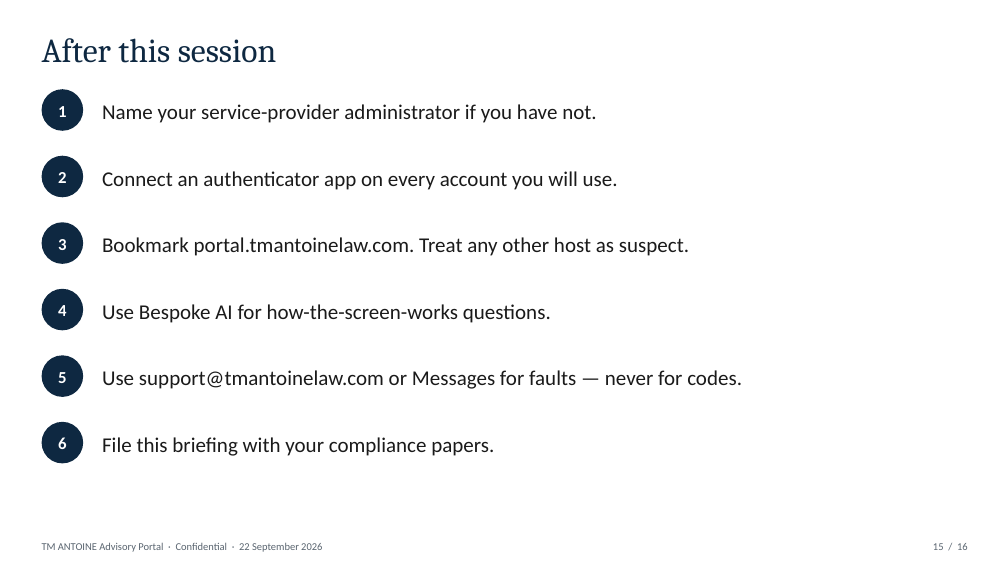
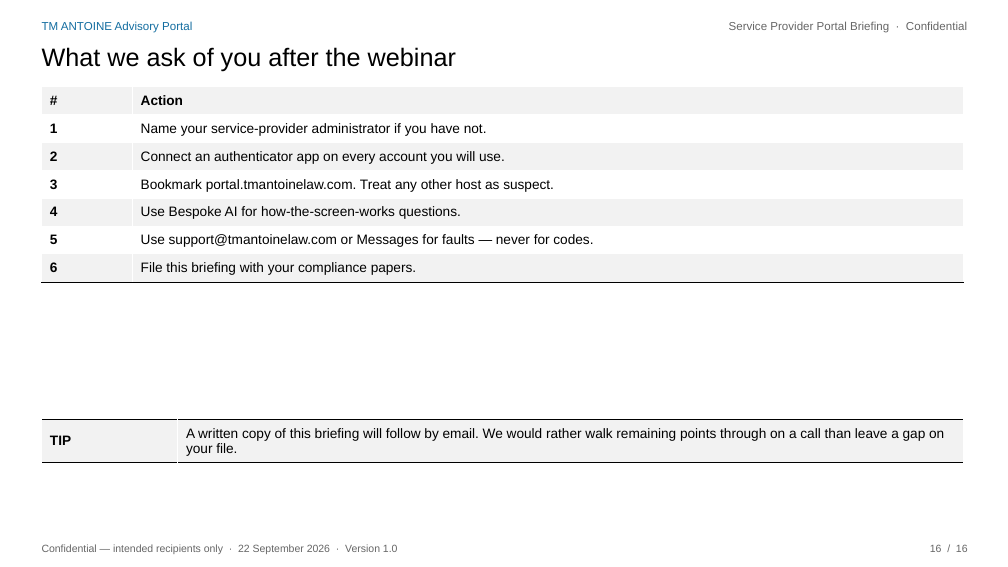
Before and after one commit to 4circlesinc/TMA-PORTAL, a slide deck: slide 16 of docs/TM-ANTOINE-Service-Provider-Webinar.pptx (slide 15 before the commit). Drawn at 1008x567 pixels with LibreOffice and Linux fonts; fonts in the diff are those of the drawing. Boxes give left, top, right and bottom in pixels: in the first picture for what was removed or moved away, otherwise in the second. Text is boxed around its words. In the diff, an @@ line names an element or a change of style, - is before the commit and + after.

```diff
--- a/docs/TM-ANTOINE-Service-Provider-Webinar.pptx
+++ b/docs/TM-ANTOINE-Service-Provider-Webinar.pptx
@@ text added at <box>42,21,192,33</box>, 11 pt, text #136DA0 @@
+TM ANTOINE Advisory Portal
@@ text added at <box>729,21,967,33</box>, 11 pt, text #666666 @@
+Service Provider Portal Briefing · Confidential
@@ text removed at <box>42,38,277,63</box> @@
-After this session
@@ text added at <box>42,47,456,72</box>, 24 pt, text #000000 @@
+What we ask of you after the webinar
@@ ellipse removed at <box>42,89,83,131</box> @@
@@ table added at <box>42,87,964,279</box>, 7 rows, 2 columns @@
+# | Action
+1 | Name your service-provider administrator if you have not.
+2 | Connect an authenticator app on every account you will use.
+3 | Bookmark portal.tmantoinelaw.com. Treat any other host as suspect.
+4 | Use Bespoke AI for how-the-screen-works questions.
+5 | Use support@tmantoinelaw.com or Messages for faults — never for codes.
+6 | File this briefing with your compliance papers.
@@ text removed at <box>58,106,66,117</box> @@
-1
@@ text removed at <box>102,104,596,123</box> @@
-Name your service-provider administrator if you have not.
@@ ellipse removed at <box>42,156,83,197</box> @@
@@ text removed at <box>58,172,66,183</box> @@
-2
@@ text removed at <box>102,171,618,190</box> @@
-Connect an authenticator app on every account you will use.
@@ ellipse removed at <box>42,222,83,264</box> @@
@@ text removed at <box>58,239,66,250</box> @@
-3
@@ text removed at <box>102,237,689,256</box> @@
-Bookmark portal.tmantoinelaw.com. Treat any other host as suspect.
@@ ellipse removed at <box>42,289,83,330</box> @@
@@ text removed at <box>58,305,66,316</box> @@
-4
@@ text removed at <box>102,304,551,323</box> @@
-Use Bespoke AI for how-the-screen-works questions.
@@ ellipse removed at <box>42,355,83,397</box> @@
@@ text removed at <box>58,372,66,383</box> @@
-5
@@ text removed at <box>102,370,742,389</box> @@
-Use support@tmantoinelaw.com or Messages for faults — never for codes.
@@ ellipse removed at <box>42,422,83,464</box> @@
@@ table added at <box>42,420,964,495</box>, 1 rows, 2 columns @@
+TIP | A written copy of this briefing will follow by email. We would rather walk remaining points through on a call than leave a gap on your file.
@@ text removed at <box>58,437,66,449</box> @@
-6
@@ text removed at <box>102,437,494,456</box> @@
-File this briefing with your compliance papers.
@@ text at <box>42,544,398,554</box>: text changed; font Calibri to Arial; text colour #5A6570 to #666666 @@
-TM ANTOINE Advisory Portal · Confidential · 22 September 2026
+Confidential — intended recipients only · 22 September 2026 · Version 1.0
@@ text at <box>930,544,968,552</box>: text changed; font Calibri to Arial; text colour #5A6570 to #666666 @@
-15 / 16
+16 / 16
```
Also in this commit, not shown: 11 other slides changed, 4 slides added, 4 slides removed, 9 other files.
